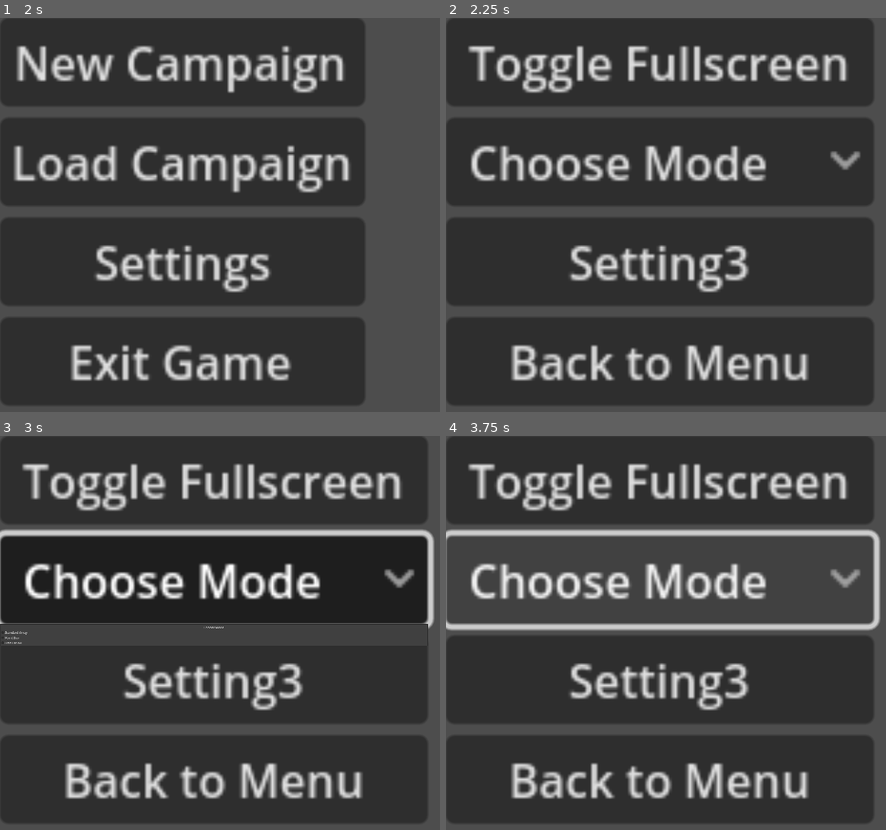
Above: before the commit, frames 1-4 (two rows, left to right).
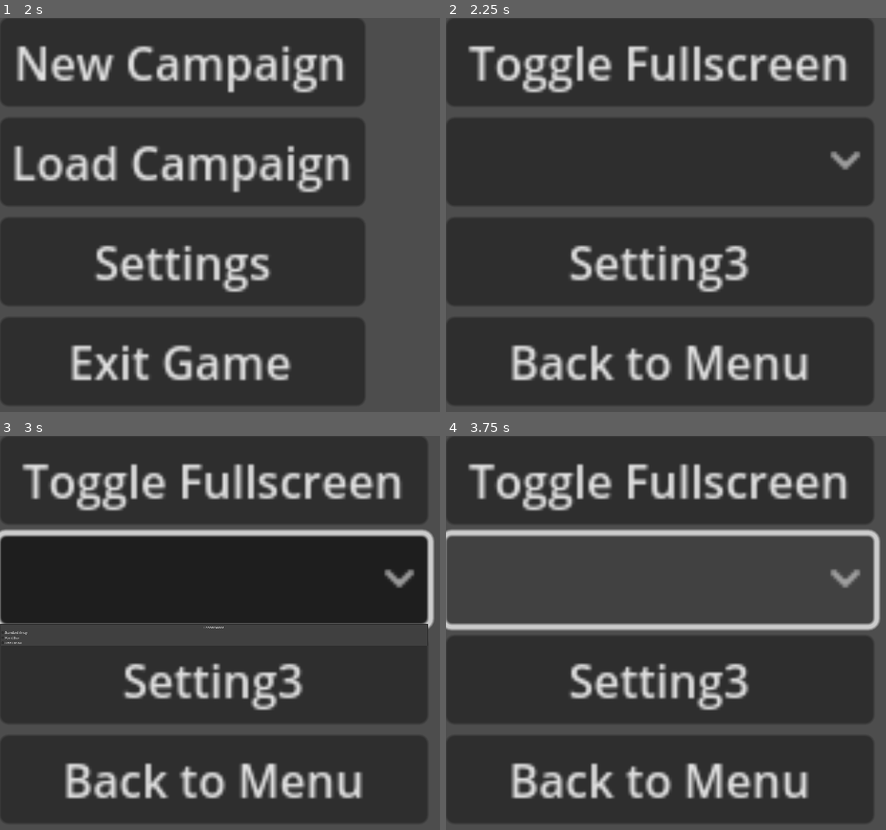
Above: after the commit, the same moments.

Repository: SootDan/DAOD
Game: Godot game, scene res://Scenes/Menu.tscn
Same seed, same stepped clock (60 frames per second), same inputs: the game is played once before the commit and once after it.
Inputs (mouse positions are in pixels of both pictures, inside the frame that each line leads up to):
- Up to frame 1 (2 s): click "Load Campaign" at 0.5 s; click "Back to Menu" at 1.25 s
- Up to frame 2 (2.25 s): click "Settings" at 2 s
- Up to frame 3 (3 s): click (215, 581) at 2.75 s
- Up to frame 4 (3.75 s): click (661, 581) at 3.5 s

Frame 1 is identical in both runs. In frame 2, 3.3% of the frame differs, in the area x 5-73%, y 32-42%; in frame 3, 3.5%; in frame 4, 3.3%.

Commit message:
Settings Saving: FullScreen + Array

Diff:
--- a/Scenes/MainMenu/NewGame.tscn
+++ b/Scenes/MainMenu/NewGame.tscn
@@ -15,7 +15,7 @@
 tab_4/title = "5"
 tab_5/title = "6"
 
-[node name="PlayerName" type="TextEdit" parent="."]
+[node name="CampaignName" type="TextEdit" parent="."]
 custom_minimum_size = Vector2(0, 50)
 layout_mode = 2
 placeholder_text = "... Campaign Name ..."
--- a/Scenes/MainMenu/Settings.tscn
+++ b/Scenes/MainMenu/Settings.tscn
@@ -1,10 +1,13 @@
-[gd_scene format=3 uid="uid://ecxfaxa36vov"]
+[gd_scene load_steps=2 format=3 uid="uid://ecxfaxa36vov"]
+
+[ext_resource type="Script" path="res://Script/Menu/Settings.gd" id="1_kem43"]
 
 [node name="Settings" type="VBoxContainer"]
 visible = false
 offset_right = 128.0
 offset_bottom = 136.0
 scale = Vector2(15, 15)
+script = ExtResource("1_kem43")
 
 [node name="ToggleFullScreen" type="Button" parent="."]
 layout_mode = 2
--- a/Script/Menu.gd
+++ b/Script/Menu.gd
@@ -6,8 +6,12 @@
 @onready var load_game: VBoxContainer = $LoadGame
 @onready var new_game: VBoxContainer = $NewGame
 
+@onready var user_prefs: UserPreferences
+
 
 func _ready():
+	user_prefs = UserPreferences.load_or_create()
+	settings.get_node("ChooseArray").selected = user_prefs.choose_array
 	set_menu_visibility(menu)
 
 	menu.get_node("NewGame").pressed.connect(menu_to_new_game)
@@ -16,7 +20,7 @@
 	menu.get_node("ExitGame").pressed.connect(exit_game)
 
 	new_game.get_node("PlayerCount").tab_changed.connect(set_player_count)
-	new_game.get_node("PlayerName").text_changed.connect(set_player_name)
+	new_game.get_node("CampaignName").text_changed.connect(set_player_name)
 	new_game.get_node("BackToMain").pressed.connect(new_campaign_to_menu)
 
 	load_game.get_node("BackToMain").pressed.connect(load_campaign_to_menu)
@@ -59,7 +63,7 @@
 
 
 func set_player_name() -> String:
-	return new_game.get_node("PlayerName").text
+	return new_game.get_node("CampaignName").text
 
 
 
@@ -79,17 +83,19 @@
 
 
 func toggle_fullscreen():
-	if not DisplayServer.window_get_mode() == DisplayServer.WINDOW_MODE_FULLSCREEN:
+	if not DisplayServer.window_get_mode() == \
+	DisplayServer.WINDOW_MODE_FULLSCREEN:
 		DisplayServer.window_set_mode(DisplayServer.WINDOW_MODE_FULLSCREEN)
+		user_prefs.toggle_fullscreen = true
 	else:
 		DisplayServer.window_set_mode(DisplayServer.WINDOW_MODE_MAXIMIZED)
-
+		user_prefs.toggle_fullscreen = false
+	user_prefs.save()
 
 
 func choose_array(i: int):
-	#TODO: Array
-	print(i)
-	pass
+	user_prefs.choose_array = i
+	user_prefs.save()
 
 
 
--- a/Script/Menu/MenuHandler.gd
+++ /dev/null
@@ -1,9 +0,0 @@
-class_name MenuHandler
-extends VBoxContainer
-
-@onready var menu: VBoxContainer = $Main
-
-func set_menu_visibility(vbox: VBoxContainer):
-	var i: int = vbox.get_index()
-	for child in get_children():
-		child.visible = true if child.get_index() == i else false
--- /dev/null
+++ b/Script/Menu/Settings.gd
@@ -0,0 +1,4 @@
+extends VBoxContainer
+
+@onready var full_screen = $ToggleFullScreen
+@onready var user_prefs: UserPreferences
--- /dev/null
+++ b/Script/Menu/UserPreferences.gd
@@ -0,0 +1,16 @@
+class_name UserPreferences
+extends Resource
+
+@export var toggle_fullscreen: bool = 0
+@export var choose_array: int = -1
+
+
+func save():
+	ResourceSaver.save(self, "user://user_prefs.tres")
+
+
+static func load_or_create() -> UserPreferences:
+	var res: UserPreferences = load("user://user_prefs.tres") as UserPreferences
+	if !res:
+		res = UserPreferences.new()
+	return res
--- a/Script/SaveGame.gd
+++ b/Script/SaveGame.gd
@@ -7,8 +7,7 @@
 
 
 func save_game(content):
-	var file: FileAccess = FileAccess.open("user://save_game.dat", FileAccess.WRITE)
-	file.store_string(content)
+	ResourceSaver.save(self, save_game_path)
 
 
 func load_save():
Not shown, changed: README.md
